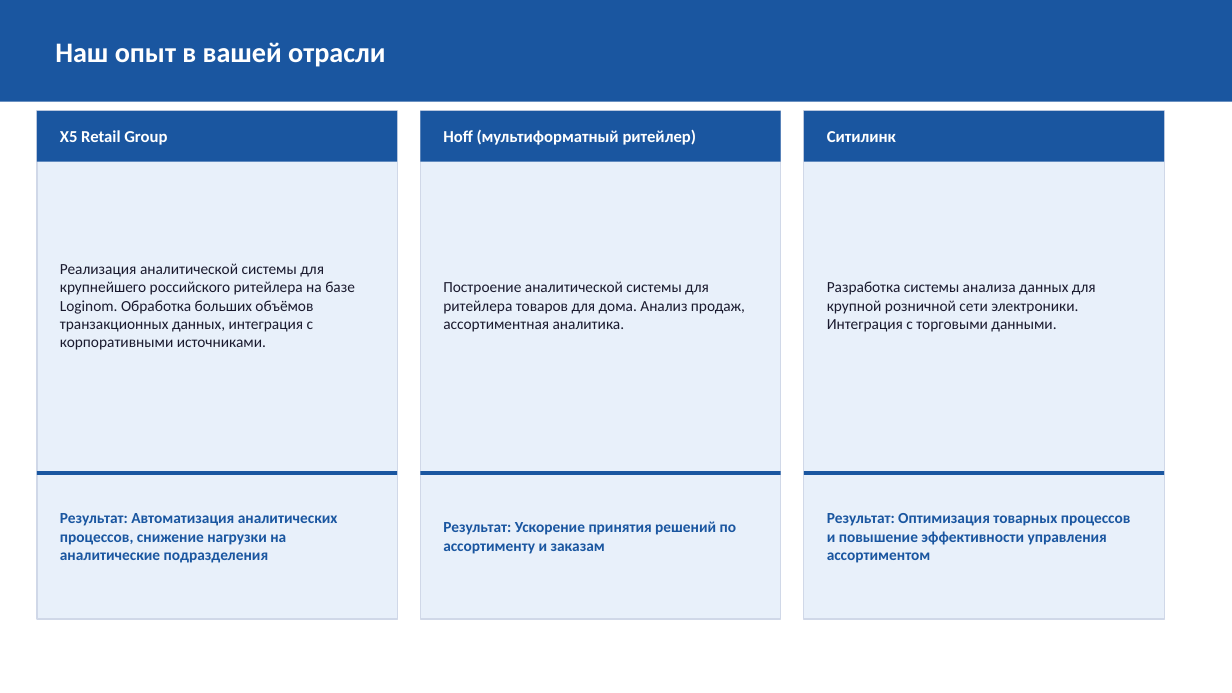
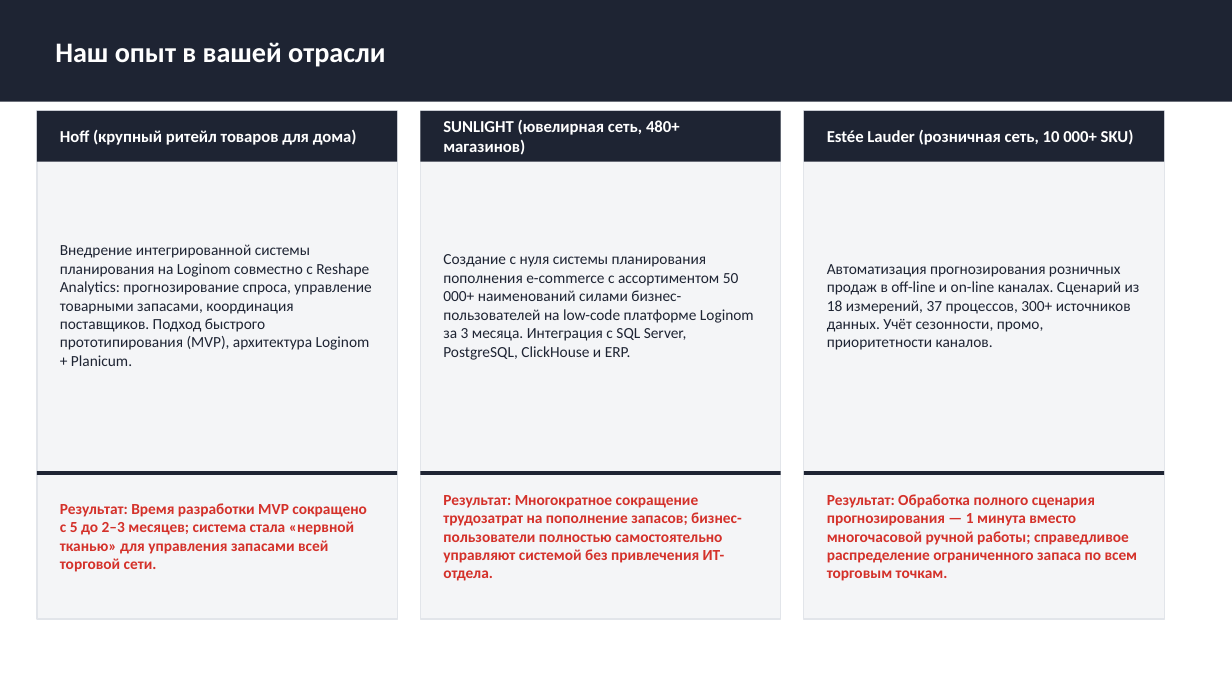
Before and after one commit to kenshin300/diplom, a slide deck: slide 5 of servers/presentation/output/magnit_loginom_pitch.pptx. Drawn at 1232x693 pixels with LibreOffice and Linux fonts; fonts in the diff are those of the drawing. Boxes give left, top, right and bottom in pixels: in the first picture for what was removed or moved away, otherwise in the second. Text is boxed around its words. In the diff, an @@ line names an element or a change of style, - is before the commit and + after.

```diff
--- a/servers/presentation/output/magnit_loginom_pitch.pptx
+++ b/servers/presentation/output/magnit_loginom_pitch.pptx
@@ fill #E8F0FA to #F4F5F7; outline #D0D8E8 1 pt to #E2E5EA 1 pt in 3 elements at box(37, 111, 397, 619), box(421, 111, 781, 619), box(804, 111, 1165, 619) @@
@@ text at box(60, 130, 357, 145): text changed @@
-X5 Retail Group
+Hoff (крупный ритейл товаров для дома)
@@ text at box(443, 120, 680, 155): text changed @@
-Hoff (мультиформатный ритейлер)
+SUNLIGHT (ювелирная сеть, 480+ магазинов)
@@ text at box(827, 130, 1134, 145): text changed @@
-Ситилинк
+Estée Lauder (розничная сеть, 10 000+ SKU)
@@ text at box(60, 244, 371, 366): text changed; text colour #1A1A2E to #1E2433 @@
-Реализация аналитической системы для крупнейшего российского ритейлера на базе Loginom. Обработка больших объёмов транзакционных данных, интеграция с корпоративными источниками.
+Внедрение интегрированной системы планирования на Loginom совместно с Reshape Analytics: прогнозирование спроса, управление товарными запасами, координация поставщиков. Подход быстрого прототипирования (MVP), архитектура Loginom + Planicum.
@@ text at box(443, 254, 754, 360): text changed; text colour #1A1A2E to #1E2433 @@
-Построение аналитической системы для ритейлера товаров для дома. Анализ продаж, ассортиментная аналитика.
+Создание с нуля системы планирования пополнения e-commerce с ассортиментом 50 000+ наименований силами бизнес-пользователей на low-code платформе Loginom за 3 месяца. Интеграция с SQL Server, PostgreSQL, ClickHouse и ERP.
@@ text at box(827, 264, 1140, 350): text changed; text colour #1A1A2E to #1E2433 @@
-Разработка системы анализа данных для крупной розничной сети электроники. Интеграция с торговыми данными.
+Автоматизация прогнозирования розничных продаж в off-line и on-line каналах. Сценарий из 18 измерений, 37 процессов, 300+ источников данных. Учёт сезонности, промо, приоритетности каналов.
@@ fill #1A56A0 to #1E2433 in 7 elements at box(0, 0, 1232, 102), box(37, 111, 397, 162), box(37, 471, 397, 475), box(421, 111, 781, 162), box(421, 471, 781, 475), box(804, 111, 1165, 162), box(804, 471, 1165, 475) @@
@@ text at box(60, 503, 367, 572): text changed; text colour #1A56A0 to #D4312A @@
-Результат: Автоматизация аналитических процессов, снижение нагрузки на аналитические подразделения
+Результат: Время разработки MVP сокращено с 5 до 2–3 месяцев; система стала «нервной тканью» для управления запасами всей торговой сети.
@@ text at box(443, 495, 742, 581): text changed; text colour #1A56A0 to #D4312A @@
-Результат: Ускорение принятия решений по ассортименту и заказам
+Результат: Многократное сокращение трудозатрат на пополнение запасов; бизнес-пользователи полностью самостоятельно управляют системой без привлечения ИТ-отдела.
@@ text at box(827, 494, 1138, 581): text changed; text colour #1A56A0 to #D4312A @@
-Результат: Оптимизация товарных процессов и повышение эффективности управления ассортиментом
+Результат: Обработка полного сценария прогнозирования — 1 минута вместо многочасовой ручной работы; справедливое распределение ограниченного запаса по всем торговым точкам.
```
Also in this commit, not shown: 3 other slides changed, 3 slides added, 3 slides removed, 18 other files.
